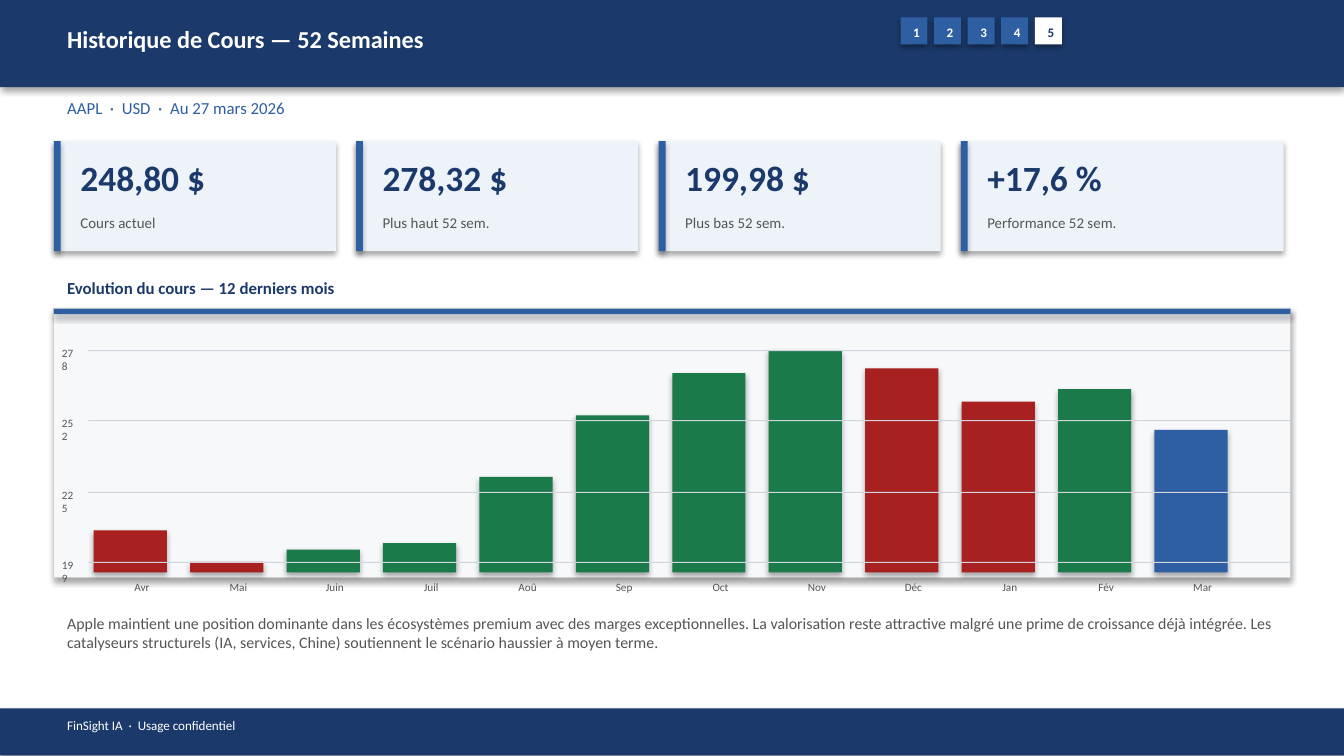
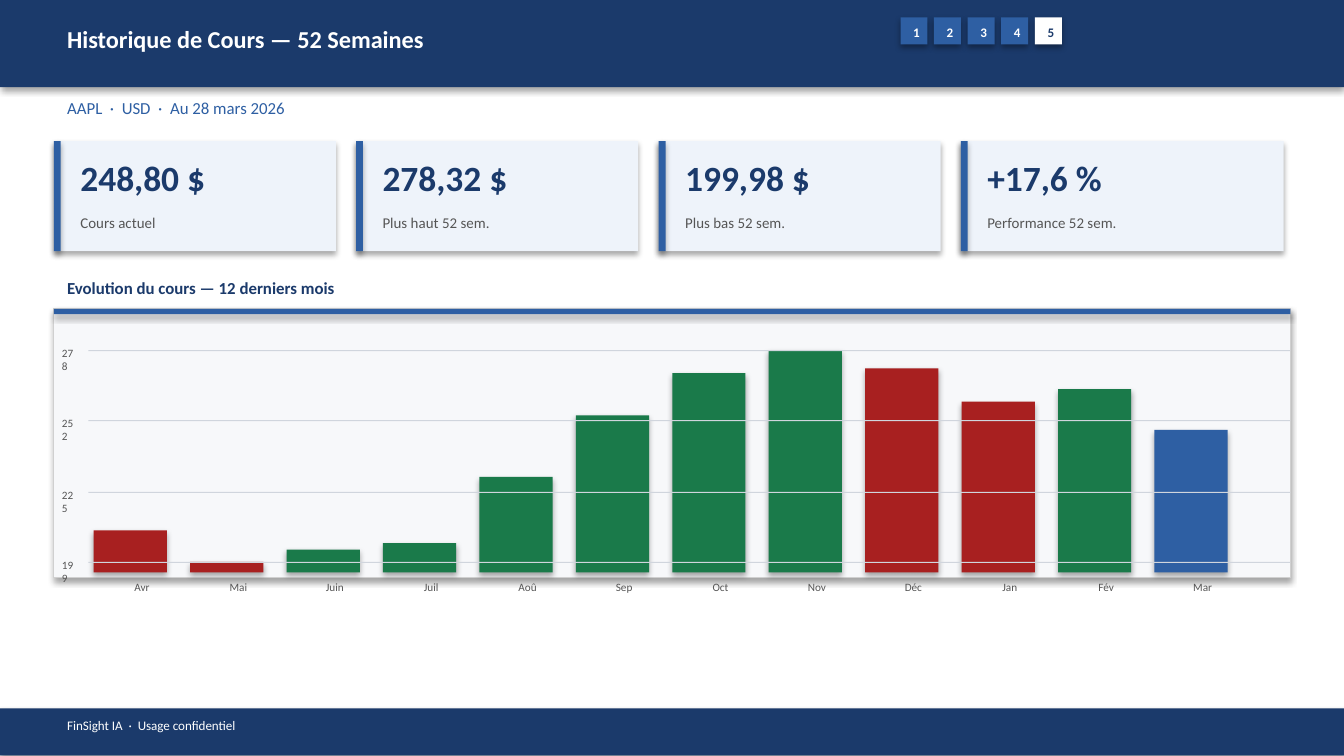
Before and after one commit to baptistejeh07-art/finsight-ia, a slide deck: slide 20 of preview/AAPL/AAPL_pitchbook.pptx. Drawn at 1344x756 pixels with LibreOffice and Linux fonts; fonts in the diff are those of the drawing. Boxes give left, top, right and bottom in pixels: in the first picture for what was removed or moved away, otherwise in the second. Text is boxed around its words. In the diff, an @@ line names an element or a change of style, - is before the commit and + after.

Commit message:
chore(preview): AAPL outputs regeneres

```diff
--- a/preview/AAPL/AAPL_pitchbook.pptx
+++ b/preview/AAPL/AAPL_pitchbook.pptx
@@ text at [67,102,285,114]: text changed @@
-AAPL · USD · Au 27 mars 2026
+AAPL · USD · Au 28 mars 2026
@@ text removed at [67,618,1272,651] @@
-Apple maintient une position dominante dans les écosystèmes premium avec des marges exceptionnelles. La valorisation reste attractive malgré une prime de croissance déjà intégrée. Les catalyseurs structurels (IA, services, Chine) soutiennent le scénario haussier à moyen terme.
```
Also in this commit, not shown: 14 other slides changed, 3 other files.
